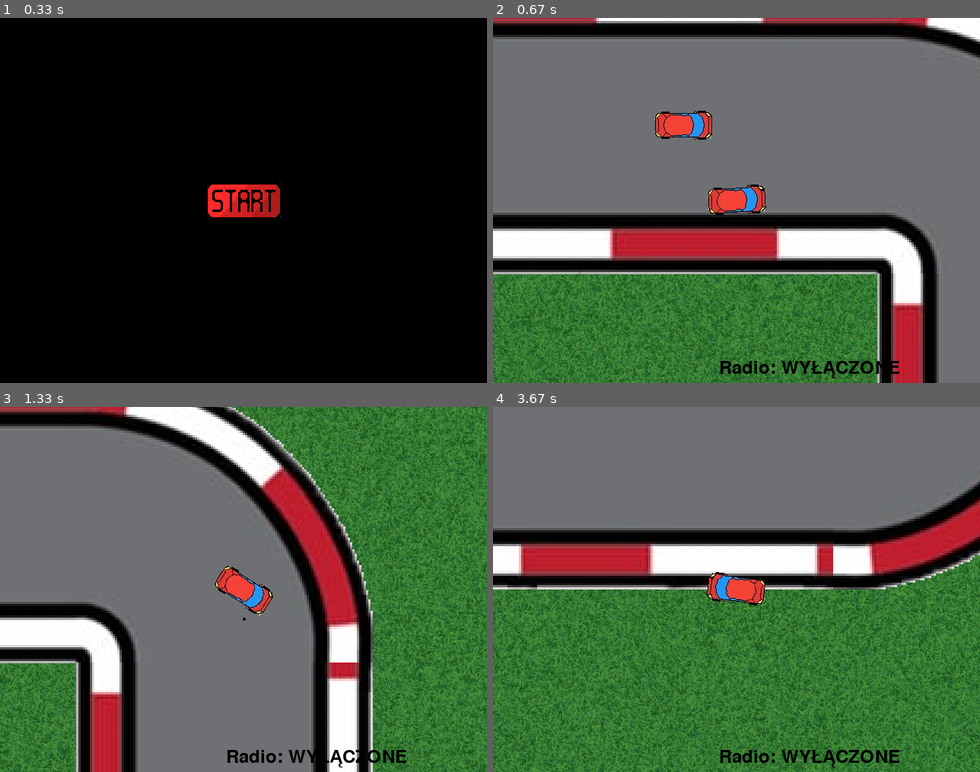
Above: before the commit, frames 1-4 (two rows, left to right).
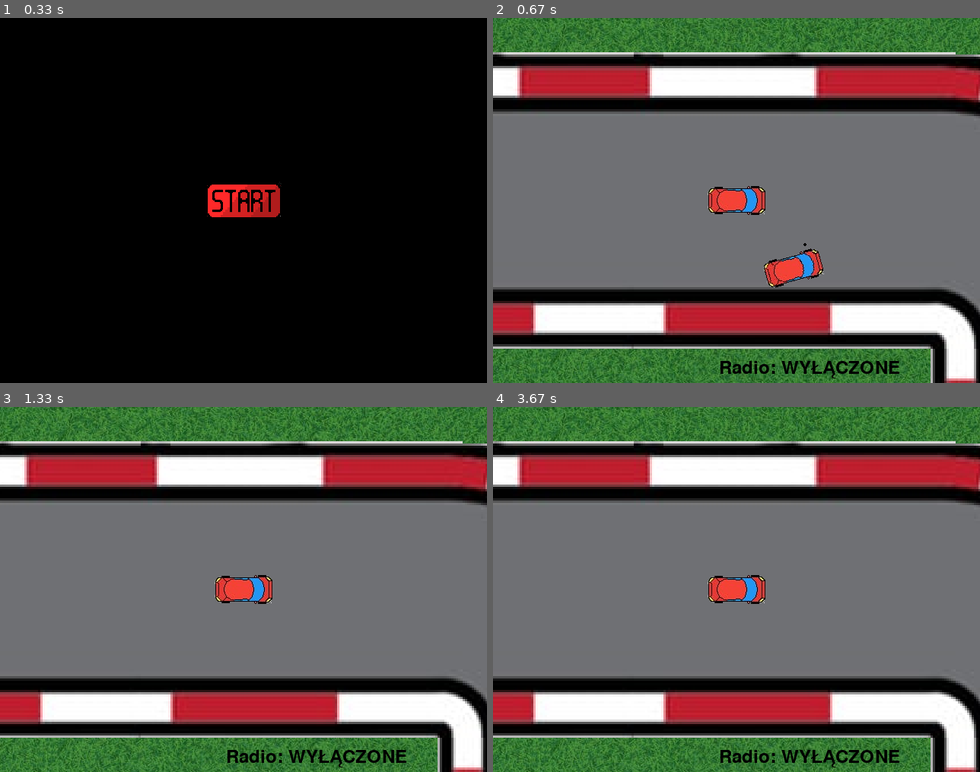
Above: after the commit, the same moments.

Repository: PiotrFurtak/Motorola
Game: pygame game, started from Main.py
Two runs of this game, one before a commit and one after it. Both use one fixed random seed, a clock stepped at 60 frames per second and the inputs below.
Inputs (mouse positions are in pixels of both pictures, inside the frame that each line leads up to):
- Up to frame 1 (0.33 s): no input
- Up to frame 2 (0.67 s): click (736, 200) at 0.38 s
- Up to frame 3 (1.33 s): tap Space at 0.67 s
- Up to frame 4 (3.67 s): no input

Frame 1 is identical in both runs. In frame 2, 65% of the frame differs, in the area x 0-100%, y 0-100%; in frame 3, 69%; in frame 4, 86%.

Commit message:
Poprawa pierwszego AI, licznik pętli

Diff:
--- a/Car.py
+++ b/Car.py
@@ -1,10 +1,12 @@
 from Sprite import Sprite
+from ai import ai
 from math import cos,sin,radians
 import pygame
 
-class Car(Sprite):
-    def __init__(self,window,coords,image,centre_point,is_player=False):
+class Car(Sprite,ai):
+    def __init__(self,window,track,coords,image,centre_point,is_player=False):
         Sprite.__init__(self,window,coords,image,centre_point,0,is_player=is_player)
+        self.track = track
         self.stear = 0
         self.joystick_x = 0
         self.joystick_y = 0
@@ -96,15 +98,16 @@
 
     def is_next_loop(self,oTrack):
         if oTrack == None:
-            return None
+            return 0
         new_tile_id = oTrack.id
-        if new_tile_id == 1 and self.tile_id > 2:
+        if new_tile_id < 3 and self.tile_id > 10:
             return 1
-        elif self.tile_id == 1 and new_tile_id > 2:
+        elif self.tile_id < 3 and new_tile_id > 10:
             return -1
         return 0
 
-    def set_loops(self,oTrack):
+    def set_loops(self):
+        oTrack = self.find_tile(self.coords)
         if oTrack == None:
             return
         new_tile_id = oTrack.id
--- a/Game.py
+++ b/Game.py
@@ -14,9 +14,6 @@
         self.window = window
         self.WINDOW_WIDTH, self.WINDOW_HEIGHT = window.get_size()
         self.clock = pygame.time.Clock()
-        self.player = Car(self.window,(0,-500),pygame.image.load("imgs/red-car.png"),(38,19),is_player=True)
-        self.enemy = Car(self.window,(0,-400),pygame.image.load("imgs/red-car.png"),(38,19))
-        self.point = Sprite(self.window,(0,0),pygame.image.load("imgs/point.png"),(2,2),0)
         self.pressed_keys = set()
 
         self.font = pygame.font.Font(None, 36)  # Czcionka do radia
@@ -34,6 +31,10 @@
         for x in range(-2000, 2001, self.GRASS_IMG.get_width()):
             for y in range(-2000, 2001, self.GRASS_IMG.get_height()):
                 self.grass.append(Sprite(self.window, (x, y), self.GRASS_IMG, (0, 0)))
+
+        self.player = Car(self.window,self.track,(0,-500),pygame.image.load("imgs/red-car.png"),(38,19),is_player=True)
+        self.enemy = Car(self.window,self.track,(0,-400),pygame.image.load("imgs/red-car.png"),(38,19))
+        self.point = Sprite(self.window,(0,0),pygame.image.load("imgs/point.png"),(2,2),0)
 
         self.game_loop()
 
@@ -55,18 +56,19 @@
                 values = self.find_pixel_values(self.get_real_point(event.pos))
                 if values != None:
                     print(values)
-                    print(500 / ((abs(values[1])) ** (1 / 2) + 10) + values[0])
 
         self.player.get_pressed_keys(self.pressed_keys)
 
     def draw(self):
 
         # Obliczenie relatywnych pozycji x,y i wycentrowanie
-        # x = self.WINDOW_WIDTH//2-self.player.x
-        # y = self.WINDOW_HEIGHT//2-self.player.y
+        x = self.WINDOW_WIDTH//2-self.player.x
+        y = self.WINDOW_HEIGHT//2-self.player.y
 
-        x = self.WINDOW_WIDTH//2-self.enemy.x
-        y = self.WINDOW_HEIGHT//2-self.enemy.y
+
+        if pygame.K_1 in self.pressed_keys:
+            x = self.WINDOW_WIDTH//2-self.enemy.x
+            y = self.WINDOW_HEIGHT//2-self.enemy.y
 
         # Narysowanie wszystkich sprite'ów
         for oSprite in self.grass:
@@ -88,10 +90,19 @@
             self.player.move()
             self.enemy_move()
 
+
+            self.player.set_loops() # Uaktualniamy aktualną pętlę gracza
+            #
+            # Składnia do licznika pętli:
+            #
+            print(self.player.loops)
+            #
+
+
             num = random.randint(1, 1)
             if self.radio is None:
                 self.radio = CarRadio(self.window, self.font, f"music/music{num}.mp3", self.WINDOW_WIDTH, self.WINDOW_HEIGHT)
 
             self.draw()
             pygame.display.update()
-            self.clock.tick(60)
+            self.clock.tick(60)#
--- a/ai.py
+++ b/ai.py
@@ -6,6 +6,7 @@
         self.player:Car
         self.enemy:Car
         self.point:Sprite
+
     def get_real_point(self,coords):
         """Inputs are (x,y) of a point ON A SCREEN
         function returns (x,y) of coords used by program in calculations"""
@@ -28,24 +29,39 @@
                 return oTrack
         return None
 
+    def evaluate(self,x,y):
+        value = -0.03*(y)**2+150+x
+        if -10 > y > -25:
+            value += 1000
+        value += self.enemy.is_next_loop(self.find_tile((x,y))) * 100000
+        return value
+
     def enemy_move(self):
         evaluated_max = -10000
         angle_max = 0
         coords_max = (0, 0)
-        r = 45
-        for angle in range(-45, 46, 5):
+        r = 40
+        for angle in range(-90, 90, 5):
+        # for angle in range(-180, 181, 5):
             x = r * cos(radians(angle + self.enemy.angle)) + self.enemy.x
             y = -r * sin(radians(angle + self.enemy.angle)) + self.enemy.y
+            # x,y = self.get_real_point(pygame.mouse.get_pos())
+            # x = r * cos(radians(angle)) + x
+            # y = -r * sin(radians(angle)) + y
             values = self.find_pixel_values((x, y))
             if values == None:
                 continue
-            evaluated = 500 / ((abs(values[1])) ** (1 / 2) + 10) + values[0]
+            evaluated = self.evaluate(values[0],values[1])
             if evaluated_max < evaluated:
                 evaluated_max = evaluated
                 angle_max = angle
                 coords_max = (x, y)
         self.enemy.stear = angle_max
-        self.enemy.joystick_y = 1
-        self.enemy.joystick_x = -1
+
+        self.enemy.joystick_y = 0
+        if self.enemy.velocity < 10:
+            self.enemy.joystick_y = 1
+
         self.enemy.move()
+        self.enemy.set_loops()
         self.point.set_position(coords_max)
